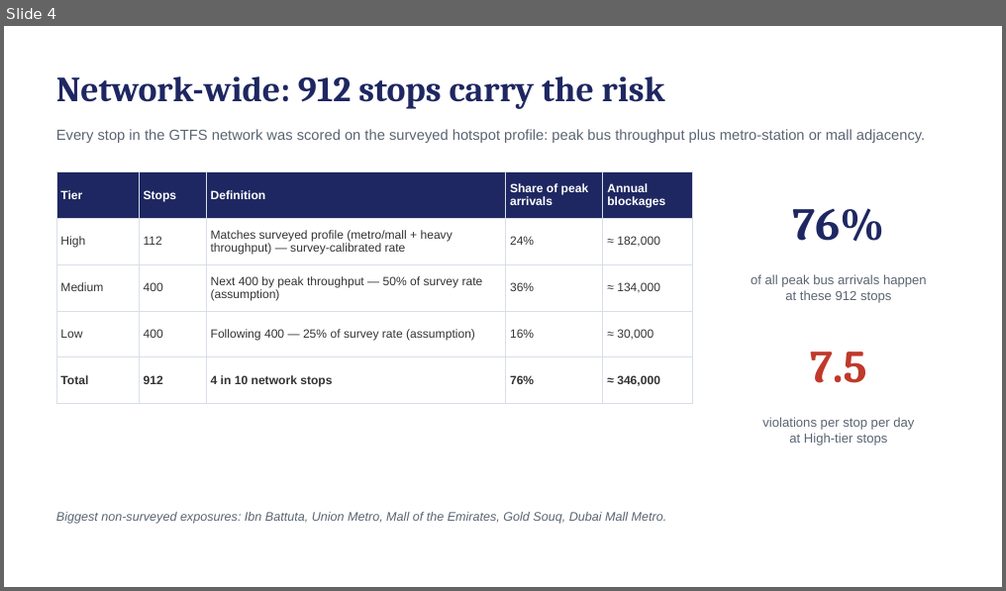
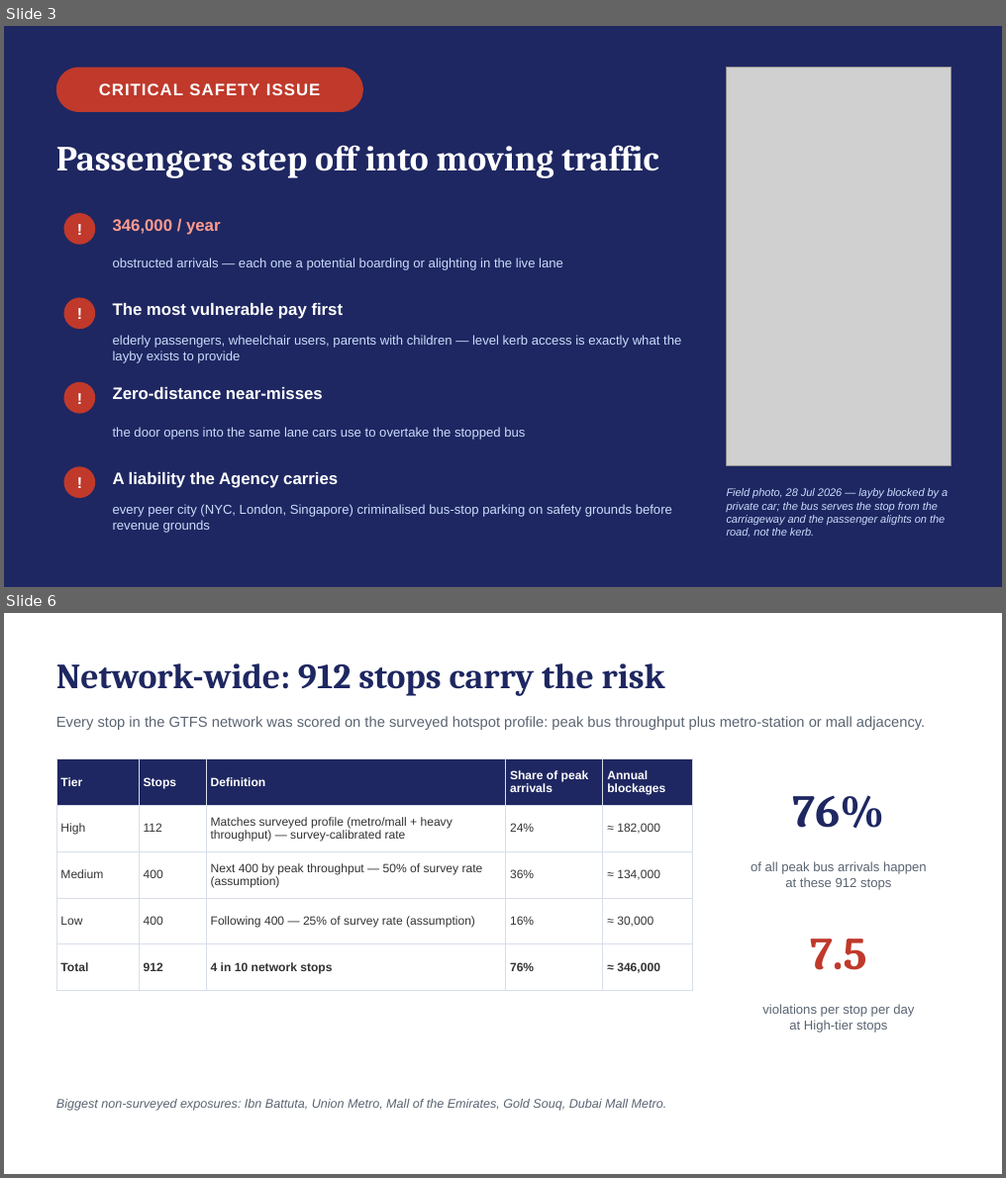
Before and after one commit to reghuae/gtfslatest, a slide deck: presentation/CEO_Bus_Stop_Enforcement.pptx. Shown one above the other, each under a label of ours: slide 4 before the commit, slides 3 and 6 after it; the slides between them are not shown. The pictures are 1006x591 and 1006x1178 pixels, drawn with LibreOffice and Linux fonts; fonts in the diff are those of the drawing; grey boxes stand for pictures. Boxes give left, top, right and bottom in pixels: in the first picture for what was removed or moved away, otherwise in the second. Text is boxed around its words. In the diff, an @@ line names an element or a change of style, - is before the commit and + after.

```diff
--- a/presentation/CEO_Bus_Stop_Enforcement.pptx
+++ b/presentation/CEO_Bus_Stop_Enforcement.pptx
@@ slide 3 added at box(4, 26, 1002, 587), background #1E2761 @@
@@ rounded rectangle added at box(56, 68, 363, 112), fill #C0392B @@
@@ text added at box(99, 83, 320, 95), 16 pt, text #FFFFFF, bold @@
+CRITICAL SAFETY ISSUE
@@ picture added at box(727, 68, 951, 467) @@
@@ text added at box(56, 145, 658, 178), 34 pt, text #FFFFFF, bold @@
+Passengers step off into moving traffic
@@ ellipse added at box(63, 213, 95, 245), fill #C0392B @@
@@ text added at box(63, 212, 95, 246), 15 pt, text #FFFFFF, bold @@
+!
@@ text added at box(113, 219, 220, 235), 16 pt, text #FF9B8E, bold @@
+346,000 / year
@@ text added at box(113, 258, 563, 271), 12.5 pt, text #CADCFC @@
+obstructed arrivals — each one a potential boarding or alighting in the live lane
@@ ellipse added at box(63, 297, 95, 329), fill #C0392B @@
@@ text added at box(63, 297, 95, 331), 15 pt, text #FFFFFF, bold @@
+!
@@ text added at box(113, 303, 344, 319), 16 pt, text #FFFFFF, bold @@
+The most vulnerable pay first
@@ text added at box(113, 335, 681, 364), 12.5 pt, text #CADCFC @@
+elderly passengers, wheelchair users, parents with children — level kerb access is exactly what the layby exists to provide
@@ text added at box(63, 381, 95, 415), 15 pt, text #FFFFFF, bold @@
+!
@@ ellipse added at box(63, 382, 95, 414), fill #C0392B @@
@@ text added at box(113, 387, 323, 399), 16 pt, text #FFFFFF, bold @@
+Zero-distance near-misses
@@ text added at box(113, 427, 525, 440), 12.5 pt, text #CADCFC @@
+the door opens into the same lane cars use to overtake the stopped bus
@@ ellipse added at box(63, 467, 95, 498), fill #C0392B @@
@@ text added at box(63, 467, 95, 500), 15 pt, text #FFFFFF, bold @@
+!
@@ text added at box(113, 472, 338, 488), 16 pt, text #FFFFFF, bold @@
+A liability the Agency carries
@@ text added at box(727, 488, 947, 537), 10.5 pt, text #CADCFC, italic @@
+Field photo, 28 Jul 2026 — layby blocked by a private car; the bus serves the stop from the carriageway and the passenger alights on the road, not the kerb.
@@ text added at box(113, 504, 672, 533), 12.5 pt, text #CADCFC @@
+every peer city (NYC, London, Singapore) criminalised bus-stop parking on safety grounds before revenue grounds
@@ what was slide 4 is now slide 6 @@
```
Also in this commit, not shown: 7 slides changed, 3 other slides added, 1 slide removed, 1 other file.
